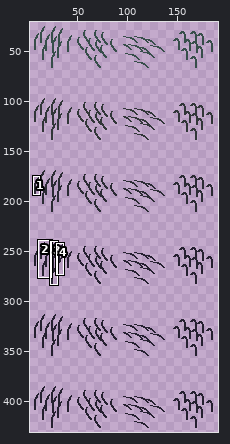
One commit to this sprite sheet: resources/pngs/long-grass-animation-strong.png. Above: a wide view before the commit, with the close-up outlined.
Close-up. First the earlier version:
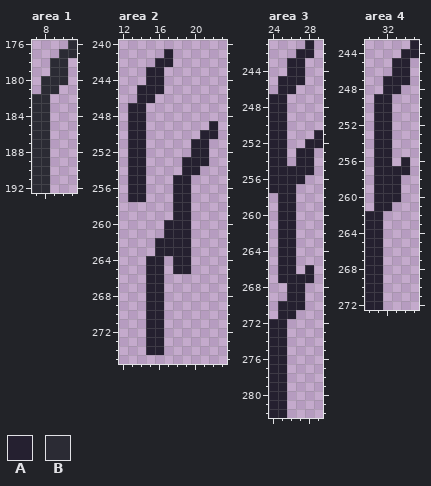
The file is 192x432 pixels. Shown: area 1: x 7..11, y 176..192; area 2: x 12..23, y 240..275; area 3: x 24..29, y 241..282; area 4: x 30..35, y 243..272. The wide view leaves out empty margins. The commit also changed other parts of the picture, which this record leaves out.
Palette (. is transparent): A #252030  B #2b2b34
Pixels before, area 1, first column x 7:
176 ....B
177 ...BB
178 ..BB.
179 ..BB.
180 .BBB.
181 .BB..
182 BB...
183 BB...
184 BB...
185 BB...
186 BB...
187 BB...
188 BB...
189 BB...
190 BB...
191 BB...
192 BB...
Pixels before, area 2, first column x 13:
241 ....A.....
242 ...AA.....
243 ..AA......
244 ..AA......
245 .AAA......
246 .AA.......
247 AA........
248 AA........
249 AA.......A
250 AA......AA
251 AA.....AA.
252 AA.....AA.
253 AA....AAA.
254 AA....AA..
255 AA...AA...
256 AA...AA...
257 AA...AA...
258 .....AA...
259 .....AA...
260 ....AAA...
261 ....AAA...
262 ...AAAA...
263 ...AAAA...
264 ..AA.AA...
265 ..AA.AA...
266 ..AA......
267 ..AA......
268 ..AA......
269 ..AA......
270 ..AA......
271 ..AA......
272 ..AA......
273 ..AA......
274 ..AA......
Pixels before, area 3, first column x 24:
241 ....A.
242 ...AA.
243 ..AA..
244 ..AA..
245 .AAA..
246 .AA...
247 AA....
248 AA....
249 AA....
250 AA....
251 AA...A
252 AA..AA
253 AA.AA.
254 AA.AA.
255 AAAAA.
256 AAAA..
257 AAA...
258 .AA...
259 .AA...
260 .AA...
261 .AA...
262 .AA...
263 .AA...
264 .AA...
265 .AA...
266 .AA.A.
267 .AAAA.
268 ..AA..
269 ..AA..
270 .AAA..
271 .AA...
272 AA....
273 AA....
274 AA....
275 AA....
276 AA....
277 AA....
278 AA....
279 AA....
280 AA....
281 AA....
282 AA....
Pixels before, area 4, first column x 30:
243 .....A
244 ....AA
245 ...AA.
246 ...AA.
247 ..AAA.
248 ..AA..
249 .AA...
250 .AA...
251 .AA...
252 .AA...
253 .AA...
254 .AA...
255 .AA...
256 .AA.A.
257 .AAAA.
258 .AAA..
259 .AAA..
260 .AAA..
261 .AA...
262 AA....
263 AA....
264 AA....
265 AA....
266 AA....
267 AA....
268 AA....
269 AA....
270 AA....
271 AA....
272 AA....
After the commit:
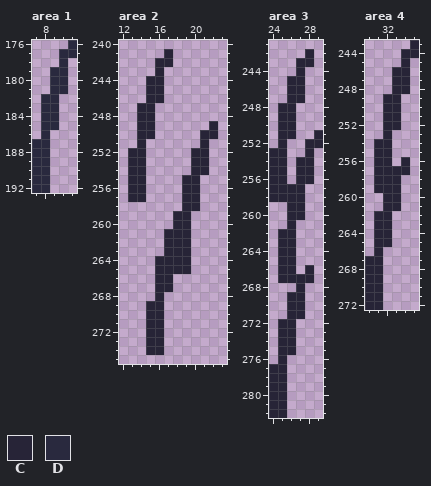
Colours new in this view: C #272437  D #29293e
From old to new:
Changed rows in their new state; - is an unchanged pixel.
Area 1:
first column x 7:
176 ----D
177 ---DD
178 --.D-
179 --DD-
180 -.DD-
181 -.DD-
182 .DD--
183 .DD--
184 .DD--
185 .DD--
186 .D---
187 DD---
188 DD---
189 DD---
190 DD---
191 DD---
192 DD---
Area 2:
first column x 13:
241 ----C-----
242 ---CC-----
243 --.C------
244 --CC------
245 -.CC------
246 -.CC------
247 .CC-------
248 .CC-------
249 .CC------C
250 .CC-----CC
251 .C-----.C-
252 CC-----CC-
253 CC----.CC-
254 CC----.CC-
255 CC---.CC--
256 CC---.CC--
257 CC---.CC--
258 -----.CC--
259 -----CC---
260 ----.CC---
261 ----CCC---
262 ---.CCC---
263 ---.CCC---
264 --.CCCC---
265 --.CCCC---
266 --.CC-----
267 --.CC-----
268 --.C------
269 --CC------
270 --CC------
271 --CC------
272 --CC------
273 --CC------
274 --CC------
Area 3:
first column x 24:
241 ----.-
242 ---.C-
243 --.CC-
244 --.C--
245 -.CC--
246 -.CC--
247 ..CC--
248 .CC---
249 .CC---
250 .CC---
251 .CC--C
252 .C--CC
253 CC-.C-
254 CC-CC-
255 CC.CC-
256 CC.CC-
257 CCCC--
258 CCCC--
259 -.CC--
260 -.CC--
261 -.C---
262 -CC---
263 -CC---
264 -CC---
265 -CC---
266 -CC-C-
267 -CCCC-
268 --.C--
269 --CC--
270 -.CC--
271 -.CC--
272 .CC---
273 .CC---
274 .CC---
275 .CC---
276 .C----
277 CC----
278 CC----
279 CC----
280 CC----
281 CC----
282 CC----
Area 4:
first column x 30:
243 -----C
244 ----CC
245 ---.C-
246 ---CC-
247 --.CC-
248 --.CC-
249 -.CC--
250 -.CC--
251 -.CC--
252 -.CC--
253 -.C---
254 -CC---
255 -CC---
256 -CC-C-
257 -CCCC-
258 -CCC--
259 -CCC--
260 -.CC--
261 -.CC--
262 .CC---
263 .CC---
264 .CC---
265 .CC---
266 .C----
267 CC----
268 CC----
269 CC----
270 CC----
271 CC----
272 CC----
